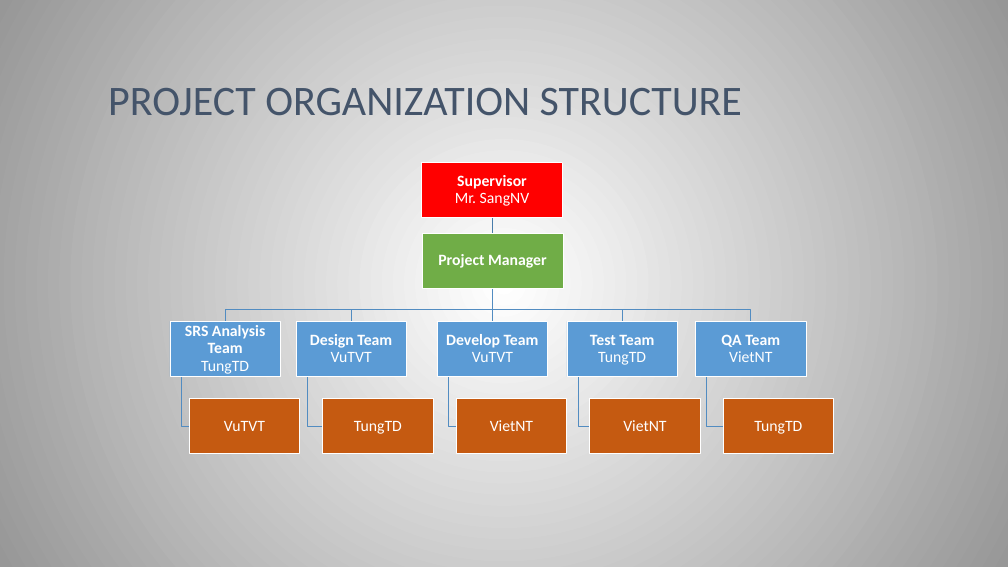
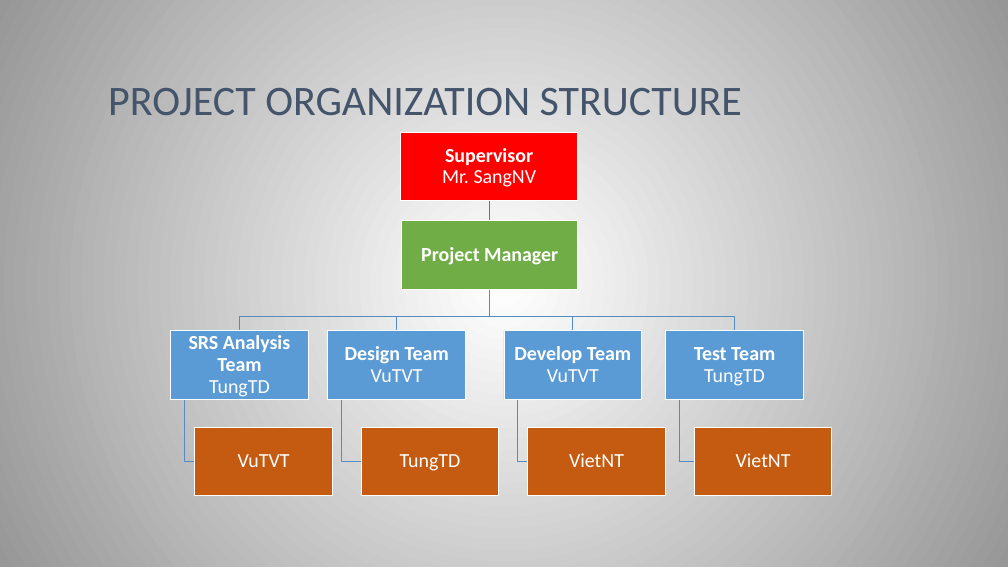
Before and after one commit to sangnvus/2015FALLIS02, a slide deck: slide 13 of WIP/Documents/DMS-SlideVer1.1.pptx. Drawn at 1008x567 pixels with LibreOffice and Linux fonts; fonts in the diff are those of the drawing. Boxes give left, top, right and bottom in pixels: in the first picture for what was removed or moved away, otherwise in the second. Text is boxed around its words. In the diff, an @@ line names an element or a change of style, - is before the commit and + after.

```diff
--- a/WIP/Documents/DMS-SlideVer1.1.pptx
+++ b/WIP/Documents/DMS-SlideVer1.1.pptx
@@ text "Supervisor Mr. SangNV": place and size @@
-text "Supervisor Mr. SangNV" at (455, 175, 530, 206)
+text "Supervisor Mr. SangNV" at (442, 148, 537, 187)
@@ rectangle: place and size @@
-rectangle at (421, 162, 563, 217)
+rectangle at (401, 132, 578, 201)
@@ freeform shape: place and size @@
-freeform shape at (488, 217, 496, 233)
+freeform shape at (485, 201, 493, 221)
@@ text "Project Manager": place and size @@
-text "Project Manager" at (438, 254, 547, 268)
+text "Project Manager" at (421, 247, 558, 265)
@@ rectangle: place and size @@
-rectangle at (422, 233, 563, 288)
+rectangle at (402, 221, 578, 290)
@@ freeform shape: place and size @@
-freeform shape at (225, 288, 493, 321)
+freeform shape at (240, 290, 490, 331)
@@ freeform shape: place and size @@
-freeform shape at (351, 288, 492, 321)
+freeform shape at (397, 290, 490, 331)
@@ freeform shape: place and size @@
-freeform shape at (492, 288, 751, 321)
+freeform shape at (490, 290, 735, 331)
@@ freeform shape: place and size @@
-freeform shape at (492, 288, 622, 321)
+freeform shape at (490, 290, 573, 331)
@@ text "SRS Analysis Team TungTD": place and size @@
-text "SRS Analysis Team TungTD" at (185, 325, 265, 374)
+text "SRS Analysis Team TungTD" at (189, 335, 290, 397)
@@ rectangle: place and size @@
-rectangle at (170, 321, 281, 377)
+rectangle at (171, 330, 309, 399)
@@ text "Design Team VuTVT": place and size @@
-text "Design Team VuTVT" at (310, 334, 392, 362)
+text "Design Team VuTVT" at (345, 346, 449, 382)
@@ rectangle: place and size @@
-rectangle at (296, 321, 406, 377)
+rectangle at (328, 330, 466, 399)
@@ text "Develop Team VuTVT": place and size @@
-text "Develop Team VuTVT" at (446, 334, 539, 362)
+text "Develop Team VuTVT" at (514, 346, 631, 382)
@@ rectangle: place and size @@
-rectangle at (567, 321, 678, 377)
+rectangle at (504, 330, 642, 399)
@@ text "Test Team TungTD": place and size @@
-text "Test Team TungTD" at (590, 335, 654, 365)
+text "Test Team TungTD" at (694, 347, 775, 386)
@@ rectangle: place and size @@
-rectangle at (696, 321, 806, 377)
+rectangle at (666, 330, 804, 399)
@@ freeform shape: place and size @@
-freeform shape at (181, 377, 189, 426)
+freeform shape at (185, 399, 195, 461)
@@ freeform shape: place and size @@
-freeform shape at (307, 377, 323, 426)
+freeform shape at (342, 399, 361, 461)
@@ freeform shape: place and size @@
-freeform shape at (578, 377, 590, 426)
+freeform shape at (518, 399, 528, 461)
@@ freeform shape: place and size @@
-freeform shape at (707, 377, 724, 426)
+freeform shape at (680, 399, 694, 461)
@@ text "VuTVT": place and size @@
-text "VuTVT" at (224, 421, 265, 431)
+text "VuTVT" at (238, 454, 290, 467)
@@ rectangle: place and size @@
-rectangle at (189, 399, 299, 454)
+rectangle at (195, 427, 333, 496)
@@ text "TungTD": place and size @@
-text "TungTD" at (354, 421, 402, 434)
+text "TungTD" at (400, 454, 461, 471)
@@ rectangle: place and size @@
-rectangle at (323, 399, 433, 454)
+rectangle at (361, 427, 499, 496)
@@ text "VietNT": place and size @@
-text "VietNT" at (623, 420, 666, 431)
+text "VietNT" at (569, 453, 624, 467)
@@ rectangle: place and size @@
-rectangle at (590, 399, 700, 454)
+rectangle at (528, 427, 665, 496)
@@ size 15 to 19 pt; more space between paragraphs in 10 elements at (421, 247, 558, 265), (189, 335, 290, 397), (442, 148, 537, 187), (345, 346, 449, 382), (238, 454, 290, 467), (514, 346, 631, 382), (569, 453, 624, 467), (400, 454, 461, 471), (694, 347, 775, 386), (736, 453, 791, 467) @@
@@ text "VietNT": place and size @@
-text "VietNT" at (490, 420, 533, 431)
+text "VietNT" at (736, 453, 791, 467)
@@ rectangle: place and size @@
-rectangle at (724, 399, 834, 454)
+rectangle at (694, 427, 832, 496)
@@ group removed at (437, 288, 802, 454): 2 freeform shapes, 2 rectangles, 2 texts @@
-QA Team
-VietNT
-TungTD
```
Also in this commit, not shown: 2 other slides changed.
